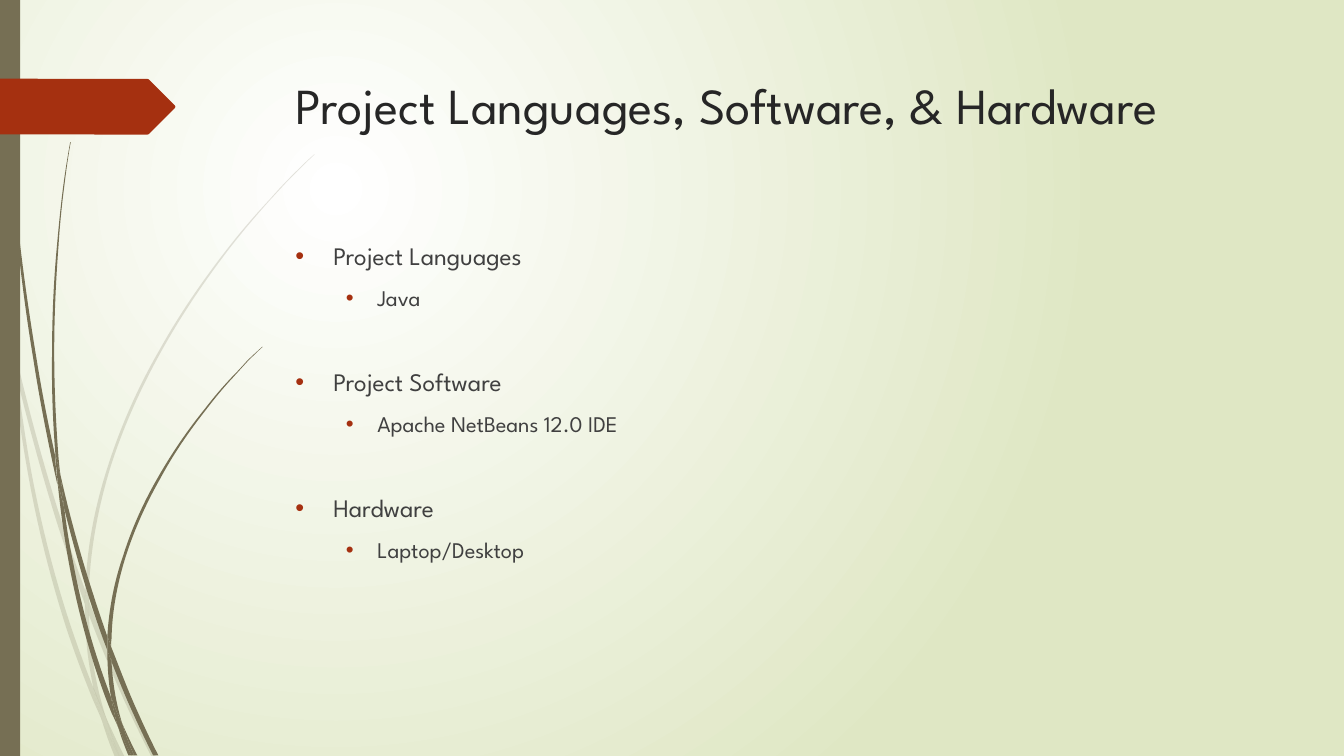
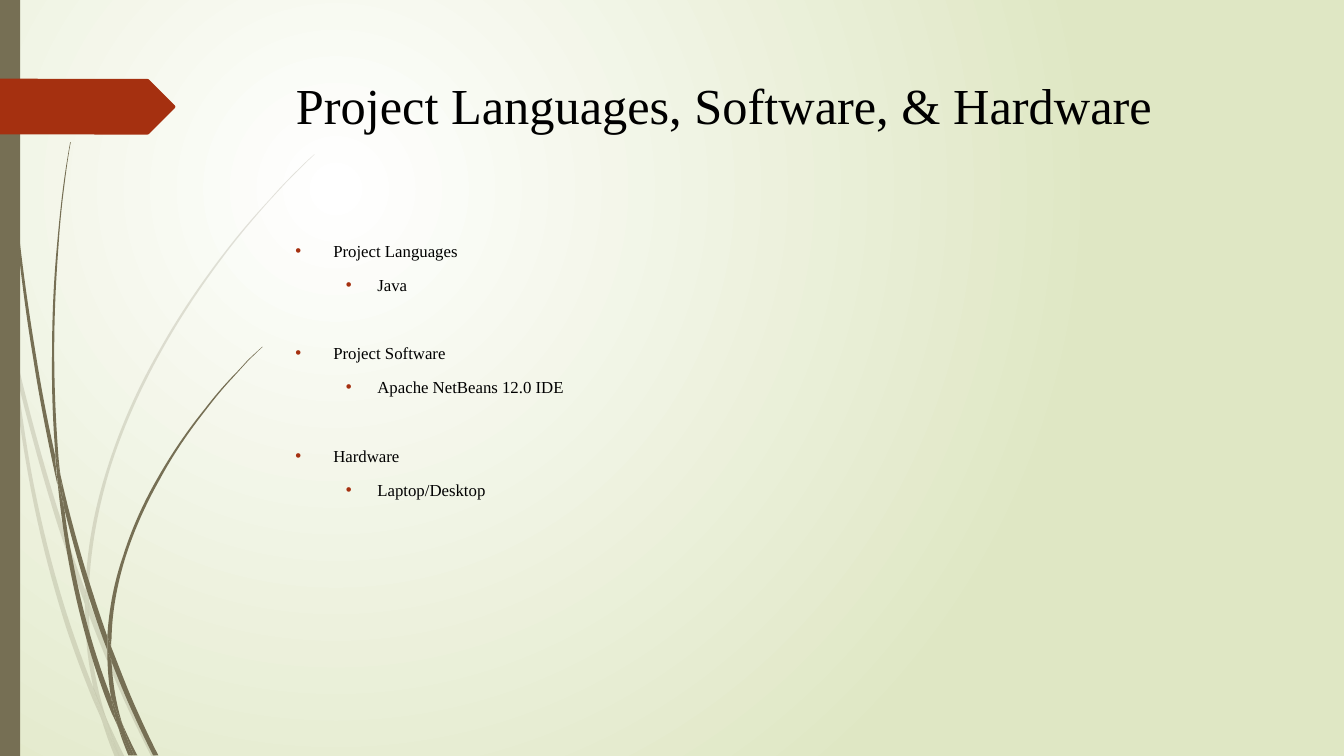
Before and after one commit to trevorabel/trevorabel.github.io, a slide deck: slide 4 of Senior Project Defense Slides.pptx. Drawn at 1344x756 pixels with LibreOffice and Linux fonts; fonts in the diff are those of the drawing. Boxes give left, top, right and bottom in pixels: in the first picture for what was removed or moved away, otherwise in the second. Text is boxed around its words. In the diff, an @@ line names an element or a change of style, - is before the commit and + after.

```diff
--- a/Senior Project Defense Slides.pptx
+++ b/Senior Project Defense Slides.pptx
@@ title "Project Languages, Software, & Hardware" at (296, 88, 1152, 134): font League Spartan to Times New Roman, text colour #262626 to #000000 @@
@@ text "Project Languages" at (333, 246, 564, 500): size 18 to 12 pt in "Project Languages", "Project Software", "Hardware"; font League Spartan to Times New Roman, text colour #404040 to #000000; size 16 to 12 pt in "Java", "Apache NetBeans 12.0 IDE", "Laptop/Desktop" @@
```
Also in this commit, not shown: 8 other slides changed, 2 slides added, 1 slide removed.
